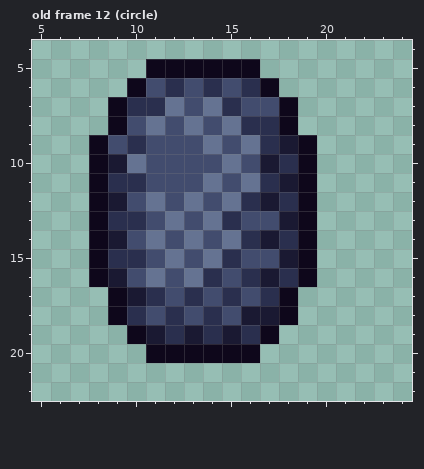
Edited in one commit: pixel-art file (core/assets/ase/actor_hedgehog.ase). The first picture shows the starting point.
32x32 pixels, 15 frames. Shown: old frame 12 (circle): x 5..24, y 4..22. The commit also changed other frames, which this record leaves out.
The result:
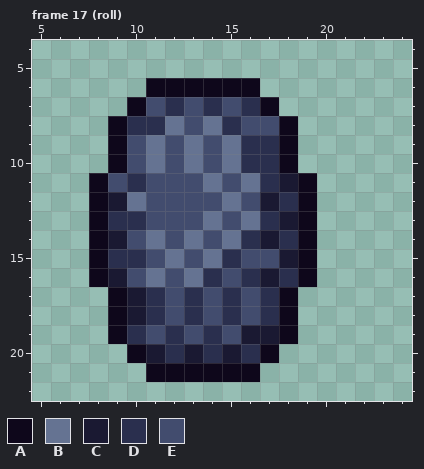
Palette (. is transparent): A #0e071b  B #657392  C #1a1932  D #2a2f4e  E #424c6e
A new or re-ordered frame is compared with the old frame closest to it.
The exact change:
frames 15 -> 33
Changed rows in their new state; - is an unchanged pixel.
Frame 17 (roll) is new; against old frame 12 (circle):
first column x 8:
 5 ---......---
 6 --.AAAAAA.--
 7 -.AED-DEDA.-
 8 --DDBEBDEE--
 9 .AEB-BEBD-A.
10 .AEB-B--DDA.
11 -E----------
12 --BE-E--E---
13 ----E--EBD--
first column x 9:
18 -CDEDEDED-
19 ADE-E-ECCA
20 -ACDCDCDA-
21 --AAAAAA--
Where, in picture pixels (left, top, right, bottom), the same in both pictures:
changed: (89, 59, 317, 382)
